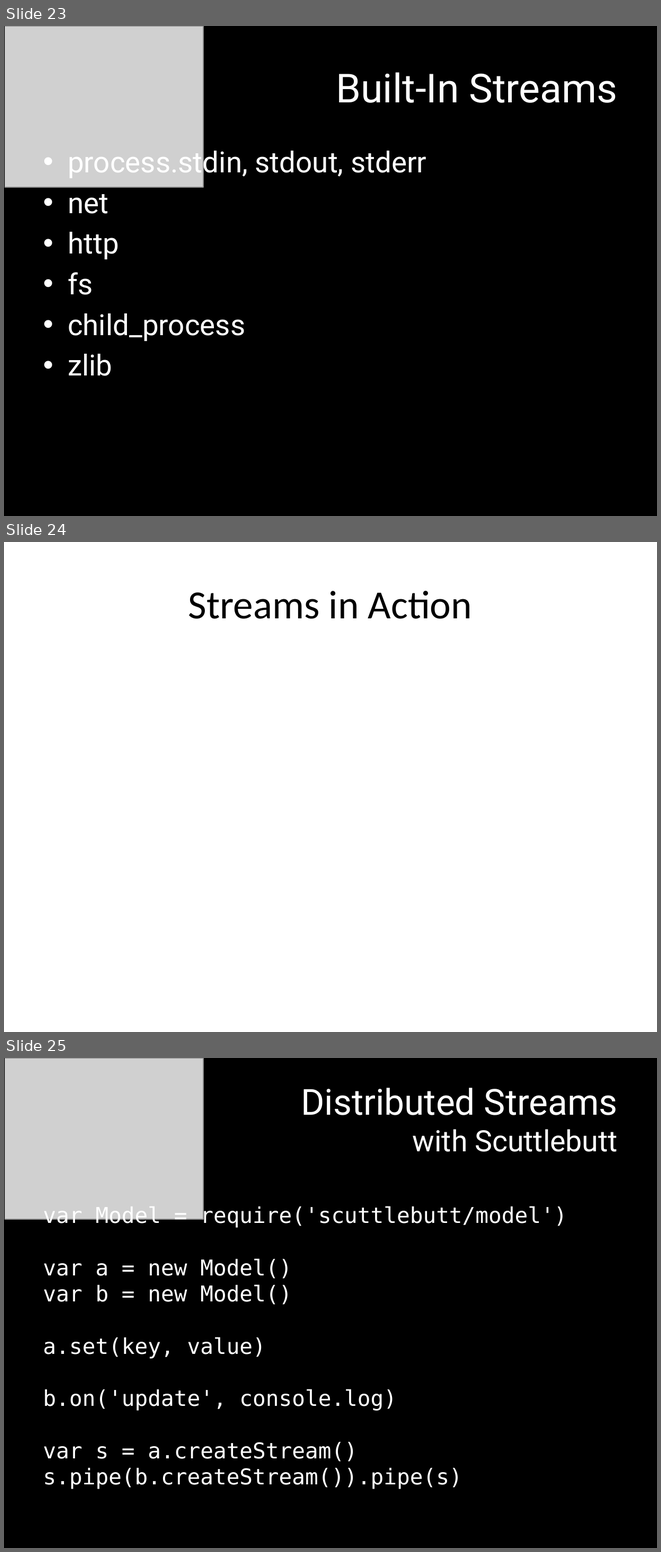
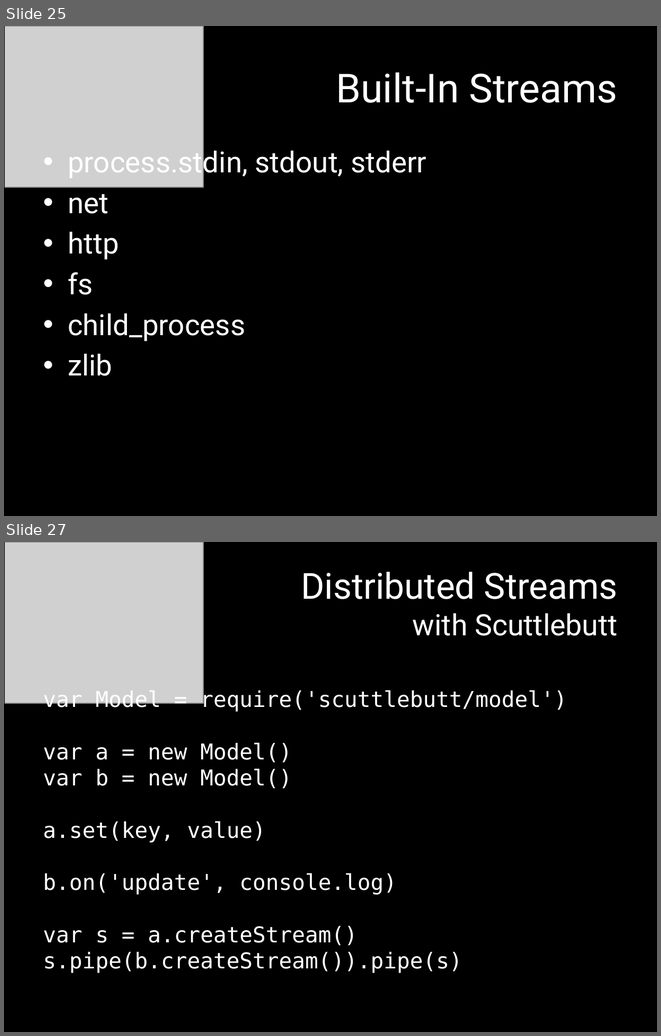
Before and after one commit to mattpodwysocki/SDC2013, a slide deck: SDC2013.pptx. Shown one above the other, each under a label of ours: slides 23, 24 and 25 before the commit, slides 25 and 27 after it; the slides between them are not shown. The pictures are 661x1552 and 661x1036 pixels, drawn with LibreOffice and Linux fonts; fonts in the diff are those of the drawing; grey boxes stand for pictures. Boxes give left, top, right and bottom in pixels: in the first picture for what was removed or moved away, otherwise in the second. Text is boxed around its words. In the diff, an @@ line names an element or a change of style, - is before the commit and + after.

Commit message:
Updating PPT, need to include more Streams2

```diff
--- a/SDC2013.pptx
+++ b/SDC2013.pptx
@@ slide 24 removed at bbox=[4, 542, 657, 1032], background #FFFFFF @@
@@ title removed at bbox=[188, 591, 472, 619] @@
-Streams in Action
@@ what was slide 23 is now slide 25 @@
@@ what was slide 25 is now slide 27 @@
```
Also in this commit, not shown: 4 slides changed, 3 slides added.
